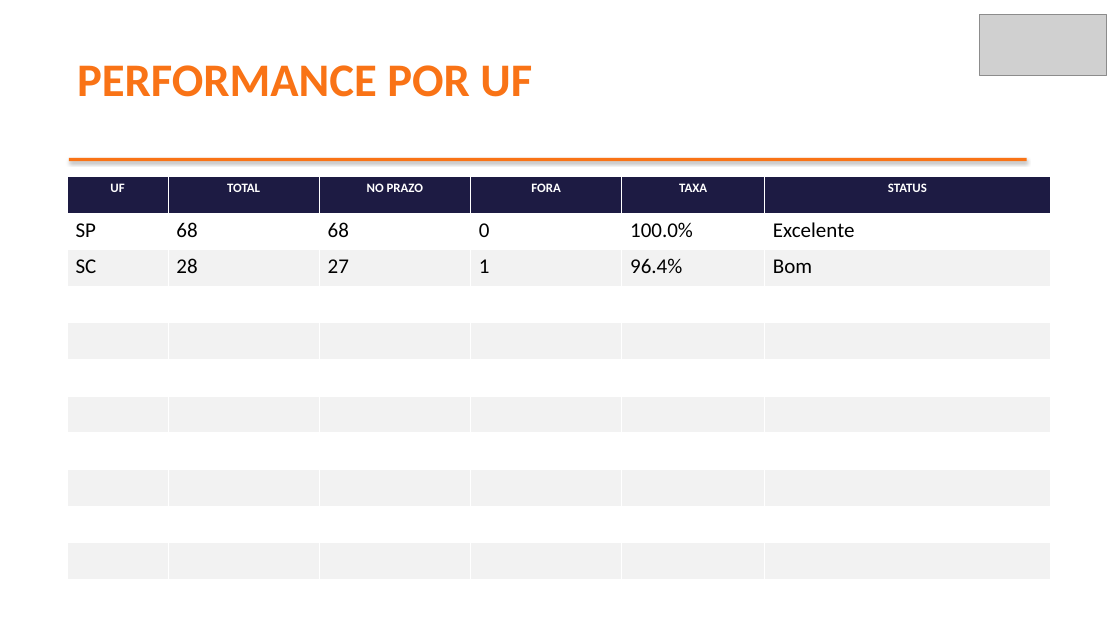
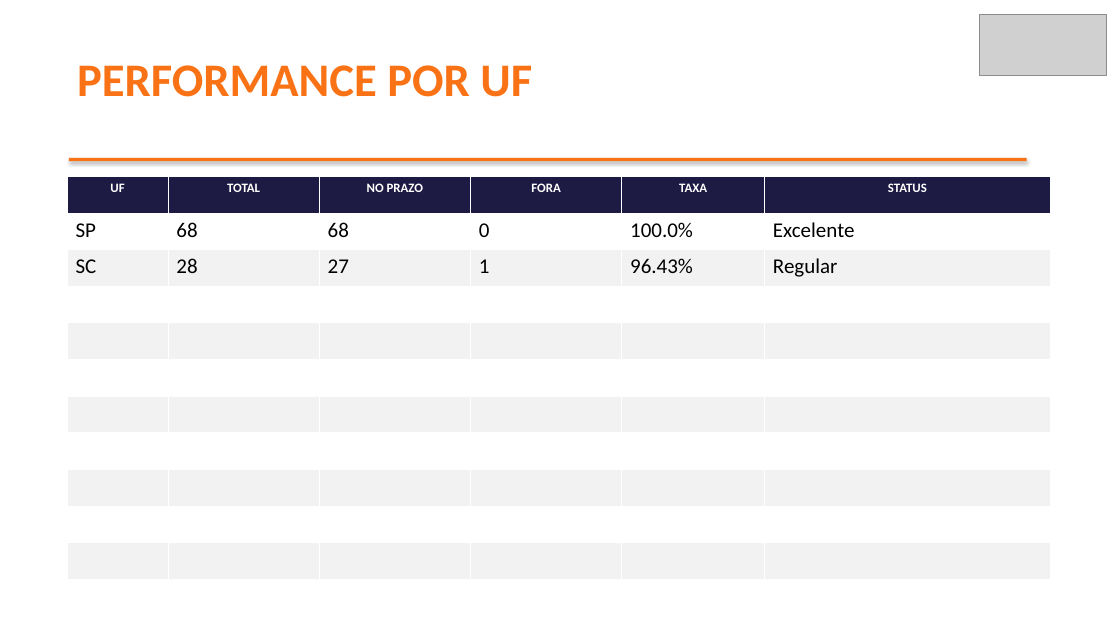
Before and after one commit to brendaelicia-sketch/PortoEX, a slide deck: slide 5 of pptx/maio_2026/STRATUS_COMERCIAL_TEXTIL_LTDA.pptx. Drawn at 1120x630 pixels with LibreOffice and Linux fonts; fonts in the diff are those of the drawing; grey boxes stand for pictures. Boxes give left, top, right and bottom in pixels: in the first picture for what was removed or moved away, otherwise in the second. Text is boxed around its words. In the diff, an @@ line names an element or a change of style, - is before the commit and + after.

```diff
--- a/pptx/maio_2026/STRATUS_COMERCIAL_TEXTIL_LTDA.pptx
+++ b/pptx/maio_2026/STRATUS_COMERCIAL_TEXTIL_LTDA.pptx
@@ table at (67, 176, 1050, 580) @@
-row 3, column 5: 96.4%
+row 3, column 5: 96.43%
-row 3, column 6: Bom
+row 3, column 6: Regular
```
Also in this commit, not shown: 4 other slides changed, 1 slide added, 1 slide removed.
